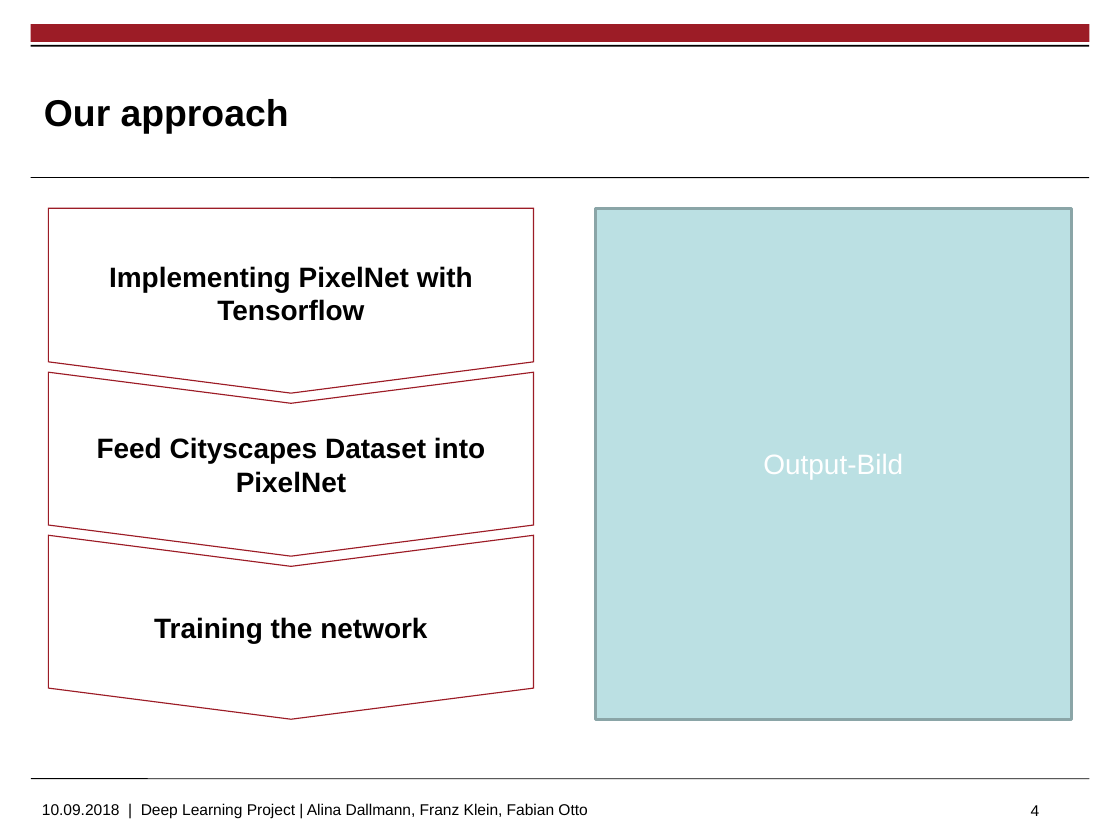
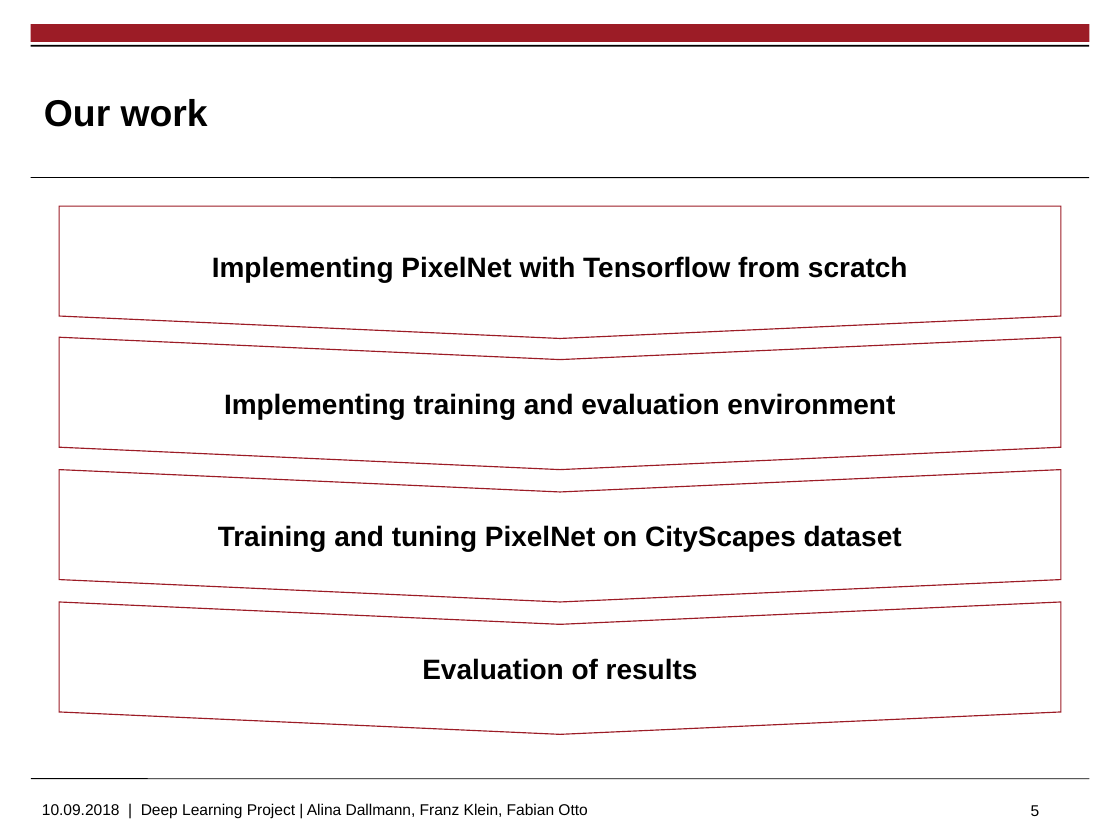
Before and after one commit to ottofabian/DeepLearning_Project, a slide deck: slide 5 of Project Presentation.pptx (slide 4 before the commit). Drawn at 1120x840 pixels with LibreOffice and Linux fonts; fonts in the diff are those of the drawing; background and template pictures are left out. Boxes give left, top, right and bottom in pixels: in the first picture for what was removed or moved away, otherwise in the second. Text is boxed around its words. In the diff, an @@ line names an element or a change of style, - is before the commit and + after.

Commit message:
final presentation

```diff
--- a/Project Presentation.pptx
+++ b/Project Presentation.pptx
@@ title at [44, 99, 208, 127]: text changed @@
-Our approach
+Our work
@@ pentagon arrow "Implementing PixelNet with Tensorflow from ...": place and size @@
-pentagon arrow "Implementing PixelNet with Tensorflow from ..." at [48, 208, 533, 393]
+pentagon arrow "Implementing PixelNet with Tensorflow from ..." at [59, 206, 1061, 338]
@@ rectangle removed at [595, 208, 1071, 719] @@
-Output-Bild
@@ text in pentagon arrow at [212, 256, 908, 283]: text changed @@
-Implementing PixelNet with Tensorflow
+Implementing PixelNet with Tensorflow from scratch
@@ chevron "Implementing training and evaluation environment": place and size @@
-chevron "Implementing training and evaluation environment" at [49, 372, 534, 556]
+chevron "Implementing training and evaluation environment" at [59, 337, 1061, 469]
@@ text in chevron at [224, 393, 895, 419]: text changed @@
-Feed Cityscapes Dataset into PixelNet
+Implementing training and evaluation environment
@@ chevron "Training and tuning PixelNet on ...": place and size @@
-chevron "Training and tuning PixelNet on ..." at [49, 535, 534, 718]
+chevron "Training and tuning PixelNet on ..." at [59, 469, 1061, 601]
@@ text in chevron at [218, 525, 902, 552]: text changed @@
-Training the network
+Training and tuning PixelNet on CityScapes dataset
@@ chevron added at [59, 601, 1061, 734], fill #FFFFFF, outline #9C1C26 0.75 pt, 18 pt, text #000000, bold @@
+Evaluation of results
@@ page number at [1031, 805, 1040, 816]: text changed @@
-4
+5
```
Also in this commit, not shown: 2 other slides changed, 7 slides added, 7 slides removed, 1 other file.
